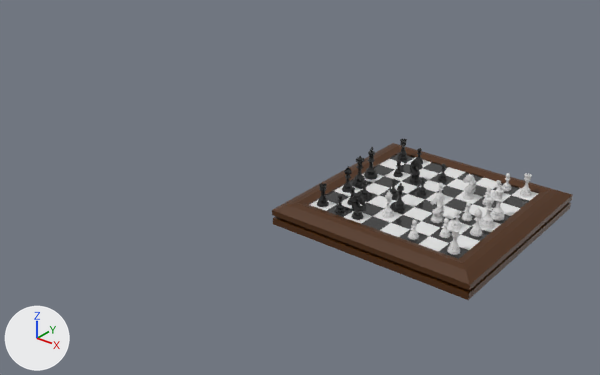
Renders of the Blender file Blends/Chess Set/Objects/chess_scene.blend from each side of a commit.
Camera for both pictures: a camera (50 mm lens) standing at (1.055, -1.894, 1.073) and looking at (-0.468, 0.009, -0.106). The lights are fixed; the arrows at lower left show +X, +Y and +Z.
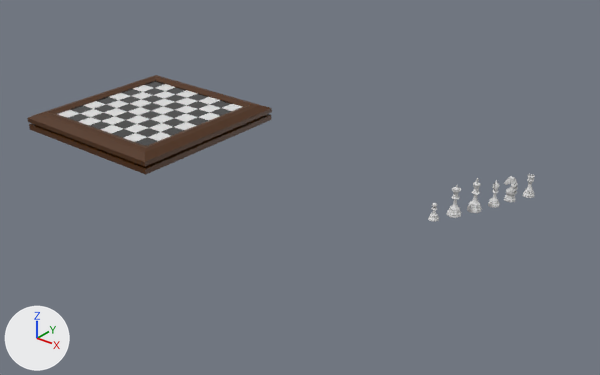
The edits, one by one:
Object 'Board.002' (ob_board_002) moves from (0.0, 0.0, 0.0) to (-1.157, 0.0, 0.0).
Object 'Board_Frame.002' (ob_board_frame_002) moves from (0.0, 0.0, 0.0) to (-1.157, 0.0, 0.0).
Object 'Bishop.010' (ob_bishop_010) is deleted.
Object 'Bishop.011' (ob_bishop_011) moves from (-0.03, -0.15, 0.0) to (0.17, 0.09, 0.0).
Object 'Bishop.012' (ob_bishop_012) moves from (0.21, -0.03, 0.0) to (0.11, -0.03, 0.0).
Object 'Rook.008' (ob_rook_008) moves from (0.21, 0.21, 0.0) to (0.22, 0.21, 0.0).
Object 'Rook.009' (ob_rook_009) is deleted.
Object 'King.004' (ob_king_004) moves from (0.21, 0.03, 0.0) to (0.14, 0.03, 0.0).
Object 'Queen.002' (ob_queen_002) is deleted.
Object 'Pawn.032' (ob_pawn_032) is deleted.
Object 'Pawn.033' (ob_pawn_033) is deleted.
Object 'Pawn.034' (ob_pawn_034) is deleted.
Object 'Pawn.035' (ob_pawn_035) is deleted.
Object 'Pawn.036' (ob_pawn_036) is deleted.
Object 'Pawn.037' (ob_pawn_037) moves from (0.15, -0.09, 0.0) to (0.08, -0.09, 0.0).
Object 'Pawn.038' (ob_pawn_038) is deleted.
Object 'Pawn.039' (ob_pawn_039) is deleted.
Object 'Knight.008' (ob_knight_008) moves from (0.09, 0.09, 0.0) to (0.19, 0.15, 0.0).
Object 'Knight.009' (ob_knight_009) is deleted.
Object 'Bishop.013' (ob_bishop_013) is deleted.
Object 'Bishop.014' (ob_bishop_014) is deleted.
Object 'Rook.010' (ob_rook_010) is deleted.
Object 'Rook.011' (ob_rook_011) is deleted.
Object 'King.005' (ob_king_005) is deleted.
Object 'Pawn.040' (ob_pawn_040) is deleted.
Object 'Pawn.041' (ob_pawn_041) is deleted.
Object 'Pawn.042' (ob_pawn_042) is deleted.
Object 'Pawn.043' (ob_pawn_043) is deleted.
Object 'Pawn.044' (ob_pawn_044) is deleted.
Object 'Pawn.045' (ob_pawn_045) is deleted.
Object 'Pawn.046' (ob_pawn_046) is deleted.
Object 'Pawn.047' (ob_pawn_047) is deleted.
Object 'Knight.010' (ob_knight_010) is deleted.
Object 'Knight.011' (ob_knight_011) is deleted.

Where the change shows, as pixel boxes [x1, y1, x2, y2] in the pictures (600 x 375 px):
'Board_Frame.002', moved
    before: [272, 143, 573, 300]
    after: [27, 75, 272, 175]
'Board.002', moved
    before: [310, 153, 539, 259]
    after: [59, 81, 242, 146]
'King.004', moved
    before: [490, 185, 505, 221]
    after: [467, 178, 482, 213]
'Bishop.012', moved
    before: [479, 195, 494, 229]
    after: [447, 185, 461, 218]
'Knight.008', moved
    before: [463, 174, 476, 200]
    after: [504, 176, 518, 202]
'Bishop.011', moved
    before: [382, 190, 394, 218]
    after: [488, 180, 500, 208]
'Knight.010', deleted
    before: [351, 194, 365, 220]
'Knight.009', deleted
    before: [430, 196, 445, 223]
'Rook.008', moved
    before: [520, 173, 532, 197]
    after: [523, 174, 535, 198]
'Knight.011', deleted
    before: [409, 159, 423, 183]
'Pawn.037', moved
    before: [451, 210, 462, 229]
    after: [428, 203, 439, 222]
'King.005', deleted
    before: [364, 147, 378, 180]
'Rook.009', deleted
    before: [447, 228, 460, 255]
'Queen.002', deleted
    before: [352, 156, 365, 186]
'Bishop.010', deleted
    before: [470, 208, 482, 237]
'Rook.011', deleted
    before: [317, 183, 329, 207]
'Bishop.013', deleted
    before: [394, 183, 405, 210]
'Bishop.014', deleted
    before: [342, 166, 352, 193]
'Rook.010', deleted
    before: [397, 138, 408, 160]
'Pawn.039', deleted
    before: [408, 220, 419, 240]
'Pawn.038', deleted
    before: [439, 218, 451, 238]
'Pawn.036', deleted
    before: [462, 202, 472, 221]
'Pawn.047', deleted
    before: [335, 194, 345, 213]
'Pawn.043', deleted
    before: [417, 177, 427, 195]
'Pawn.032', deleted
    before: [502, 173, 511, 191]
'Pawn.042', deleted
    before: [393, 160, 403, 177]
'Pawn.045', deleted
    before: [360, 180, 369, 198]
'Pawn.041', deleted
    before: [438, 164, 447, 181]
'Pawn.044', deleted
    before: [390, 179, 398, 197]
'Pawn.035', deleted
    before: [435, 183, 445, 201]
'Pawn.046', deleted
    before: [347, 187, 355, 205]
'Pawn.033', deleted
    before: [492, 180, 501, 198]
'Pawn.034', deleted
    before: [482, 187, 491, 205]
'Pawn.040', deleted
    before: [416, 148, 423, 164]
